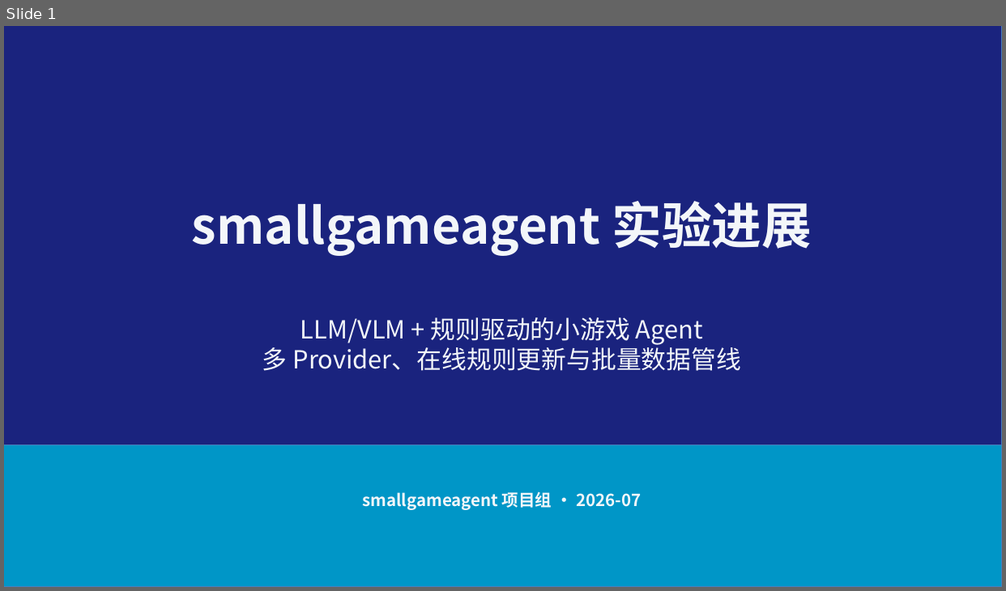
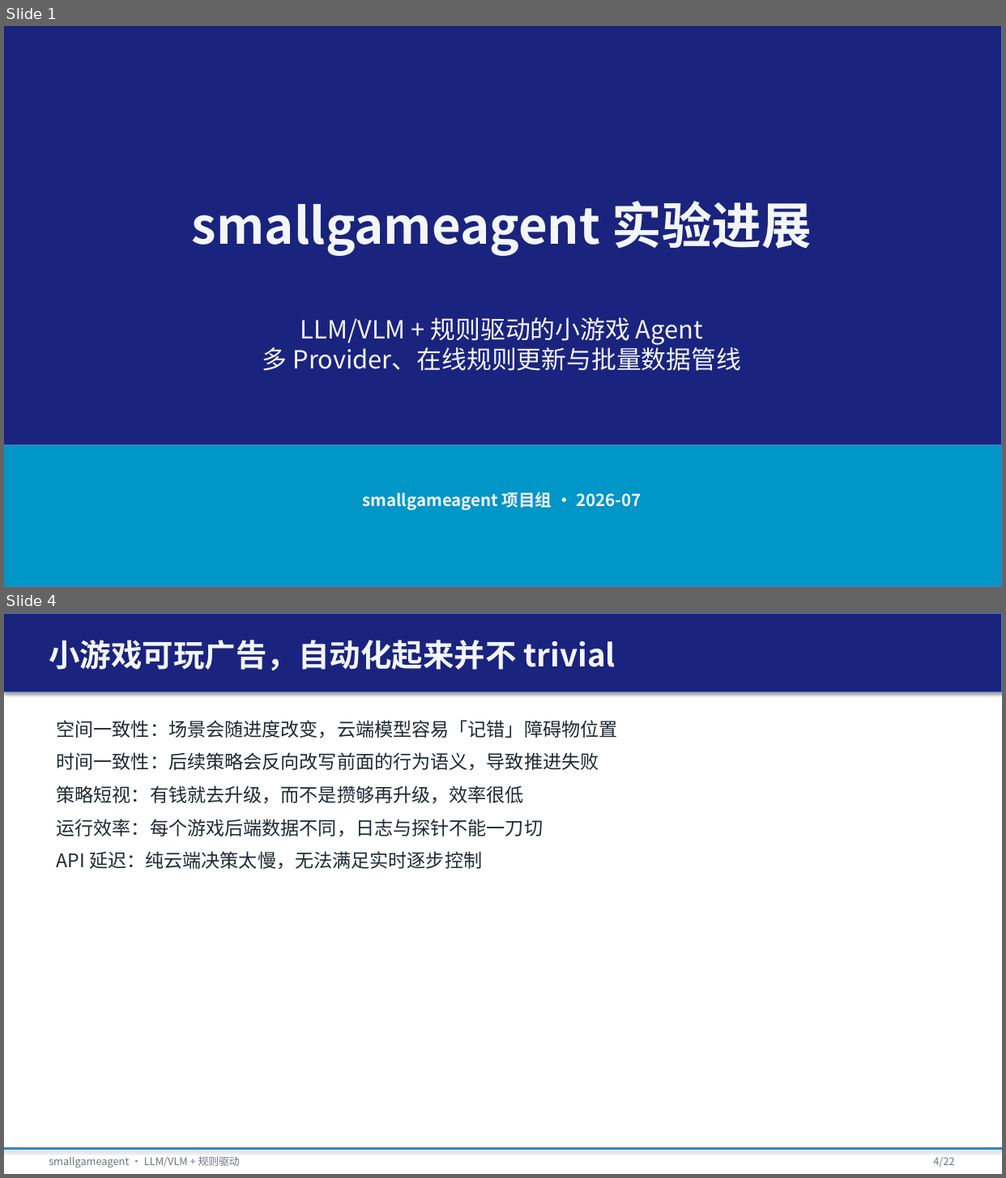
Before and after one commit to tzhazuma/smallgameagent, a slide deck: reports/smallgameagent_report.pptx. Shown one above the other, each under a label of ours: slide 1 before the commit, slides 1 and 4 after it; the slides between them are not shown. The pictures are 1006x591 and 1006x1178 pixels, drawn with LibreOffice and Linux fonts; fonts in the diff are those of the drawing. Boxes give left, top, right and bottom in pixels: in the first picture for what was removed or moved away, otherwise in the second. Text is boxed around its words. In the diff, an @@ line names an element or a change of style, - is before the commit and + after.

```diff
--- a/reports/smallgameagent_report.pptx
+++ b/reports/smallgameagent_report.pptx
@@ slide 4 added at box(4, 613, 1002, 1174), background #FFFFFF @@
@@ rectangle added at box(4, 613, 1002, 692), fill #1A237E, outline #4B7EBC 0.75 pt @@
@@ text added at box(49, 640, 616, 671), 30 pt, text #F3F6F9, bold @@
+小游戏可玩广告，自动化起来并不 trivial
@@ text added at box(56, 720, 617, 870), 18 pt, text #1E2933 @@
+空间一致性：场景会随进度改变，云端模型容易「记错」障碍物位置
+时间一致性：后续策略会反向改写前面的行为语义，导致推进失败
+策略短视：有钱就去升级，而不是攒够再升级，效率很低
+运行效率：每个游戏后端数据不同，日志与探针不能一刀切
+API 延迟：纯云端决策太慢，无法满足实时逐步控制
@@ rectangle added at box(4, 1148, 1002, 1150), fill #0096C7, outline #4B7EBC 0.75 pt @@
@@ text added at box(49, 1157, 240, 1168), 10 pt, text #6C757D @@
+smallgameagent · LLM/VLM + 规则驱动
@@ text added at box(933, 1157, 954, 1167), 10 pt, text #6C757D @@
+4/22
```
Also in this commit, not shown: 8 slides changed, 12 other slides added, 2 slides removed, 8 other files.
